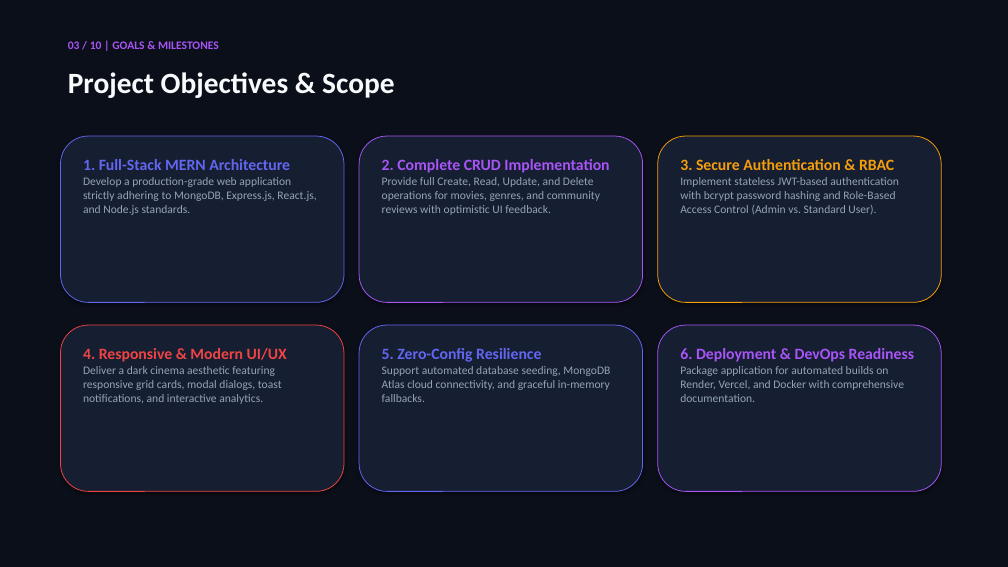
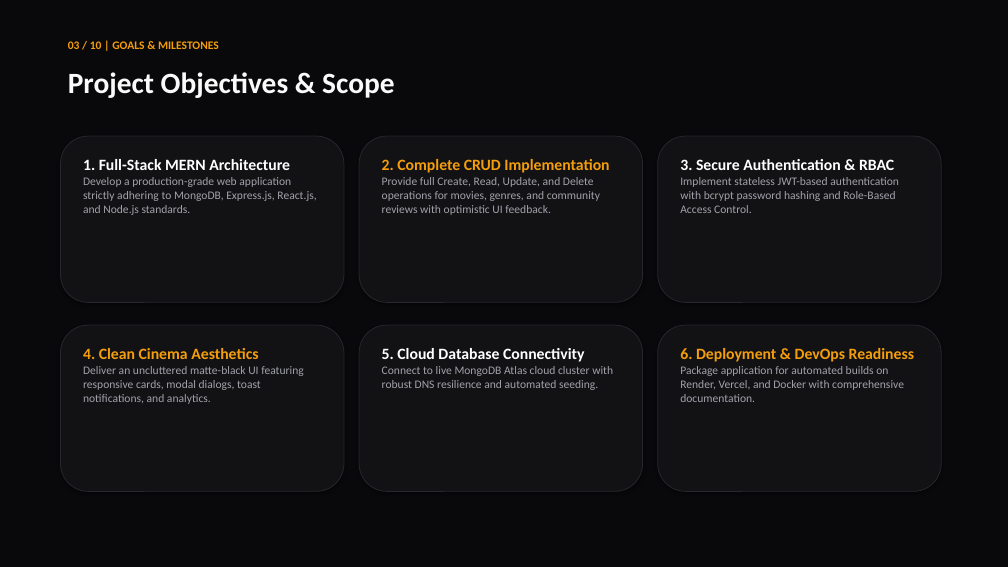
Before and after one commit to Samarth-Varma-M/cineverse-mern-project, a slide deck: slide 3 of presentation/CineVerse_MERN_Project_Presentation.pptx. Drawn at 1008x567 pixels with LibreOffice and Linux fonts; fonts in the diff are those of the drawing. Boxes give left, top, right and bottom in pixels: in the first picture for what was removed or moved away, otherwise in the second. Text is boxed around its words. In the diff, an @@ line names an element or a change of style, - is before the commit and + after.

Commit message:
feat: overhaul UI to sleek matte black, expand catalog to 36+ movies, add debounced search, clean clutter

```diff
--- a/presentation/CineVerse_MERN_Project_Presentation.pptx
+++ b/presentation/CineVerse_MERN_Project_Presentation.pptx
@@ rectangle at <box>0,0,1008,567</box>: fill #0B0F19 to #09090B @@
@@ text "03 / 10 | GOALS ..." at <box>68,41,219,49</box>: text colour #A855F7 to #F59E0B @@
@@ rounded rectangle at <box>60,136,344,302</box>: fill #161E31 to #121215; outline #6366F1 0.75 pt to #27272E 0.75 pt @@
@@ rounded rectangle at <box>359,136,643,302</box>: fill #161E31 to #121215; outline #A855F7 0.75 pt to #27272E 0.75 pt @@
@@ rounded rectangle at <box>658,136,941,302</box>: fill #161E31 to #121215; outline #F59E0B 0.75 pt to #27272E 0.75 pt @@
@@ text "1. Full-Stack MERN Architecture" at <box>83,159,316,215</box>: text colour #6366F1 to #FFFFFF in "1. Full-Stack MERN Architecture"; text colour #94A3B8 to #A1A1AA in "Develop a production-grade web application strictly adhering ..." @@
@@ text "2. Complete CRUD Implementation" at <box>382,159,609,215</box>: text colour #A855F7 to #F59E0B in "2. Complete CRUD Implementation"; text colour #94A3B8 to #A1A1AA in "Provide full Create, Read, Update, and Delete ..." @@
@@ text at <box>680,177,899,213</box>: text changed; text colour #94A3B8 to #A1A1AA @@
-Implement stateless JWT-based authentication with bcrypt password hashing and Role-Based Access Control (Admin vs. Standard User).
+Implement stateless JWT-based authentication with bcrypt password hashing and Role-Based Access Control.
@@ text at <box>680,159,894,170</box>: text colour #F59E0B to #FFFFFF in "3. Secure Authentication & RBAC" @@
@@ rounded rectangle at <box>60,325,344,492</box>: fill #161E31 to #121215; outline #EF4444 0.75 pt to #27272E 0.75 pt @@
@@ rounded rectangle at <box>359,325,643,492</box>: fill #161E31 to #121215; outline #6366F1 0.75 pt to #27272E 0.75 pt @@
@@ rounded rectangle at <box>658,325,941,492</box>: fill #161E31 to #121215; outline #A855F7 0.75 pt to #27272E 0.75 pt @@
@@ text at <box>83,348,304,404</box>: text changed; text colour #94A3B8 to #A1A1AA @@
-4. Responsive & Modern UI/UX
-Deliver a dark cinema aesthetic featuring responsive grid cards, modal dialogs, toast notifications, and interactive analytics.
+4. Clean Cinema Aesthetics
+Deliver an uncluttered matte-black UI featuring responsive cards, modal dialogs, toast notifications, and analytics.
@@ text at <box>382,348,613,390</box>: text changed; text colour #94A3B8 to #A1A1AA @@
-5. Zero-Config Resilience
-Support automated database seeding, MongoDB Atlas cloud connectivity, and graceful in-memory fallbacks.
+5. Cloud Database Connectivity
+Connect to live MongoDB Atlas cloud cluster with robust DNS resilience and automated seeding.
@@ text "6. Deployment & DevOps Readiness" at <box>680,348,915,402</box>: text colour #A855F7 to #F59E0B in "6. Deployment & DevOps Readiness"; text colour #94A3B8 to #A1A1AA in "Package application for automated builds on Render, ..." @@
```
Also in this commit, not shown: 9 other slides changed, 11 other files.
